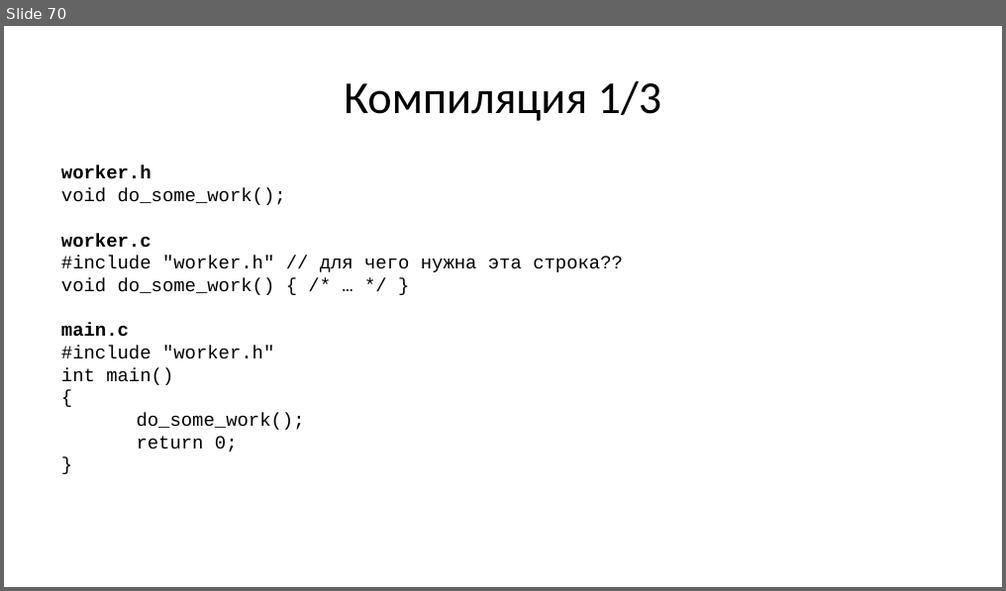
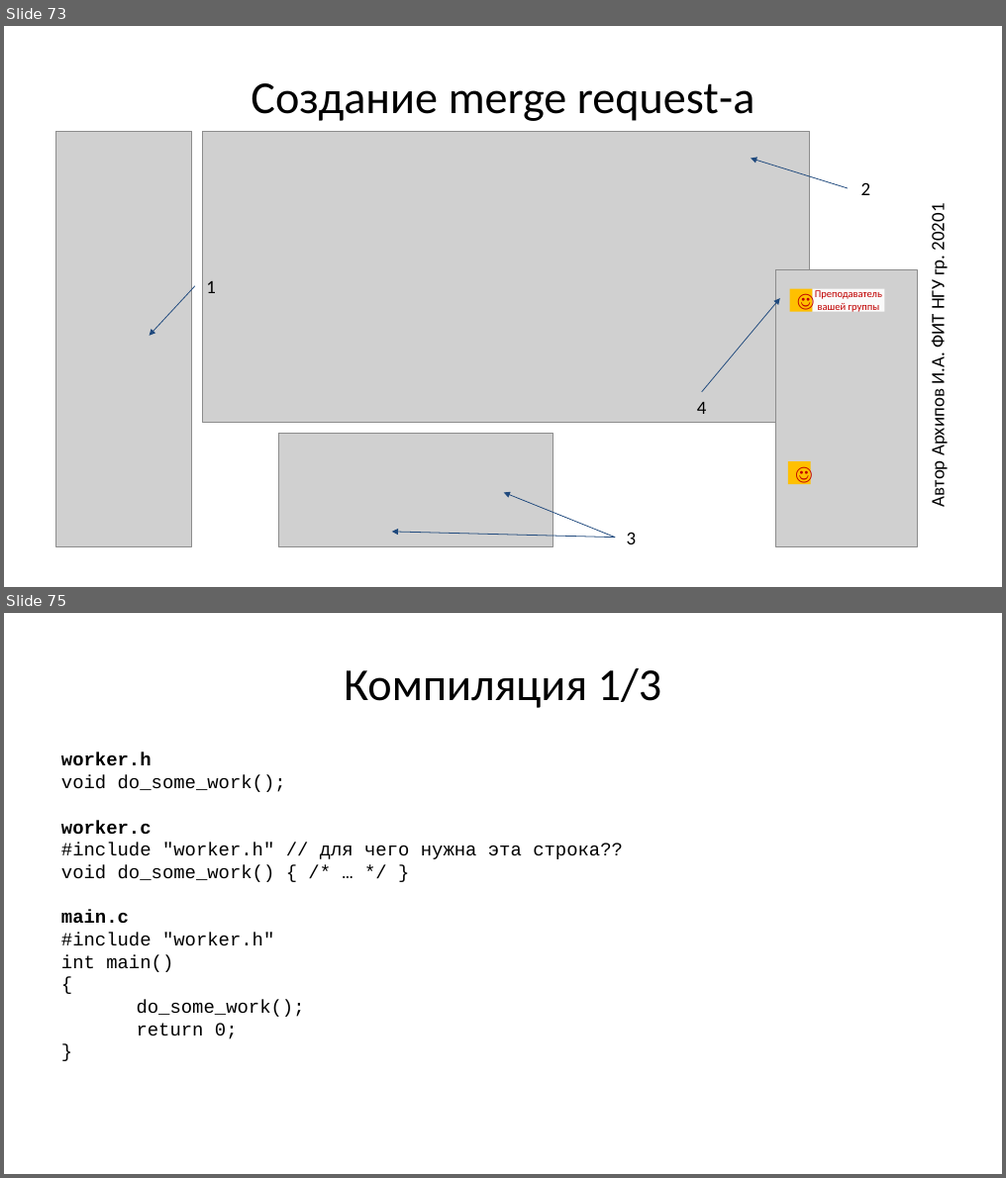
Before and after one commit to Evgueni-Petrov-aka-espetrov/Algorithms-and-Programming-in-C-pptx, a slide deck: 01 Понятие программы.pptx. Shown one above the other, each under a label of ours: slide 70 before the commit, slides 73 and 75 after it; the slides between them are not shown. The pictures are 1006x591 and 1006x1178 pixels, drawn with LibreOffice and Linux fonts; fonts in the diff are those of the drawing; grey boxes stand for pictures. Boxes give left, top, right and bottom in pixels: in the first picture for what was removed or moved away, otherwise in the second. Text is boxed around its words. In the diff, an @@ line names an element or a change of style, - is before the commit and + after.

Commit message:
добавил короткое описание работы с гитлабом от Игоря Архипова

```diff
--- a/01 Понятие программы.pptx
+++ b/01 Понятие программы.pptx
@@ slide 73 added at (4,26,1002,587), background #FFFFFF @@
@@ title added at (251,83,755,121), 44 pt, text #000000 @@
+Создание merge request-а
@@ picture added at (55,131,192,547) @@
@@ picture added at (202,131,810,422) @@
@@ arrow added from (847, 188) to (750, 159), #1F497D 0.75 pt @@
@@ text added at (861,182,871,195), 18 pt, text #000000 @@
+2
@@ text added at (927,207,949,506), 18 pt, text #000000 @@
+Автор Архипов И.А. ФИТ НГУ гр. 20201
@@ arrow added from (195, 286) to (150, 336), #1F497D 0.75 pt @@
@@ text added at (206,281,216,293), 18 pt, text #000000 @@
+1
@@ picture added at (776,271,917,547) @@
@@ rectangle added at (790,288,813,311), fill #FFC000, 18 pt, text #C00000 @@
+☺
@@ rectangle added at (813,288,885,311), fill #FAFAFA, 10 pt, text #C00000 @@
+Преподаватель
+вашей группы
@@ arrow added from (702, 392) to (780, 298), #1F497D 0.75 pt @@
@@ text added at (697,402,707,414), 18 pt, text #000000 @@
+4
@@ picture added at (279,433,552,547) @@
@@ rectangle added at (788,462,810,484), fill #FFC000, 18 pt, text #C00000 @@
+☺
@@ arrow added from (615, 537) to (504, 493), #1F497D 0.75 pt @@
@@ arrow added from (615, 537) to (392, 532), #1F497D 0.75 pt @@
@@ text added at (627,532,637,545), 18 pt, text #000000 @@
+3
@@ what was slide 70 is now slide 75 @@
```
Also in this commit, not shown: 2 slides changed, 4 other slides added, 5 slides removed.
